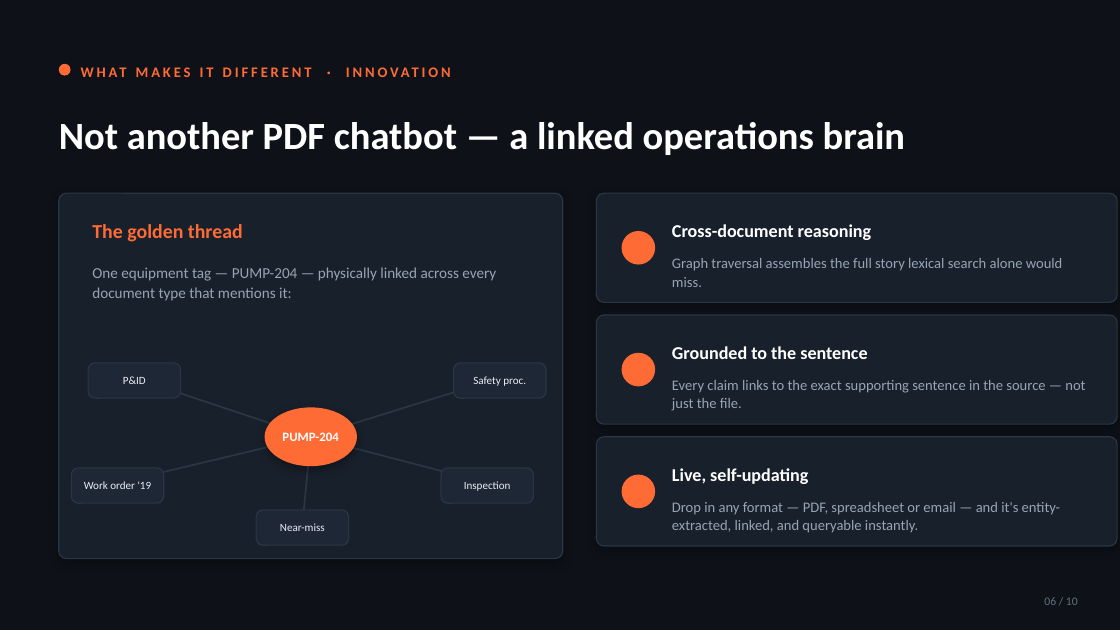
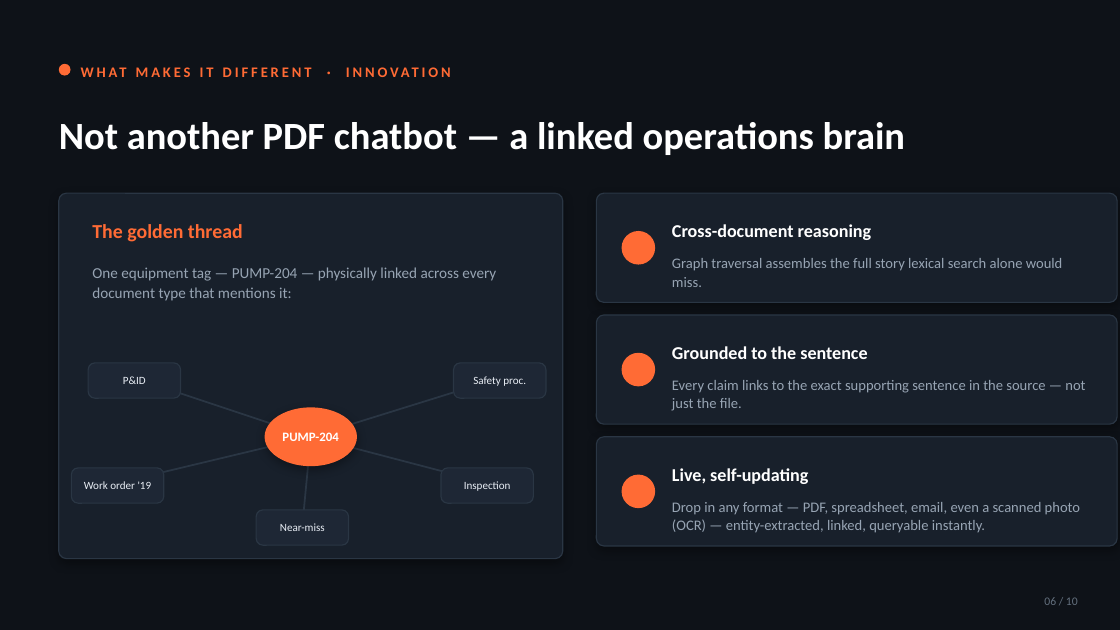
Before and after one commit to raghavendrapatil17/Industrial-Knowledge-Intelligence, a slide deck: slide 6 of ET_AI_Hackathon_IKI.pptx. Drawn at 1120x630 pixels with LibreOffice and Linux fonts; fonts in the diff are those of the drawing. Boxes give left, top, right and bottom in pixels: in the first picture for what was removed or moved away, otherwise in the second. Text is boxed around its words. In the diff, an @@ line names an element or a change of style, - is before the commit and + after.

```diff
--- a/ET_AI_Hackathon_IKI.pptx
+++ b/ET_AI_Hackathon_IKI.pptx
@@ text at [672,502,1080,533]: text changed @@
-Drop in any format — PDF, spreadsheet or email — and it's entity-extracted, linked, and queryable instantly.
+Drop in any format — PDF, spreadsheet, email, even a scanned photo (OCR) — entity-extracted, linked, queryable instantly.
```
Also in this commit, not shown: 2 other slides changed, 10 other files.
